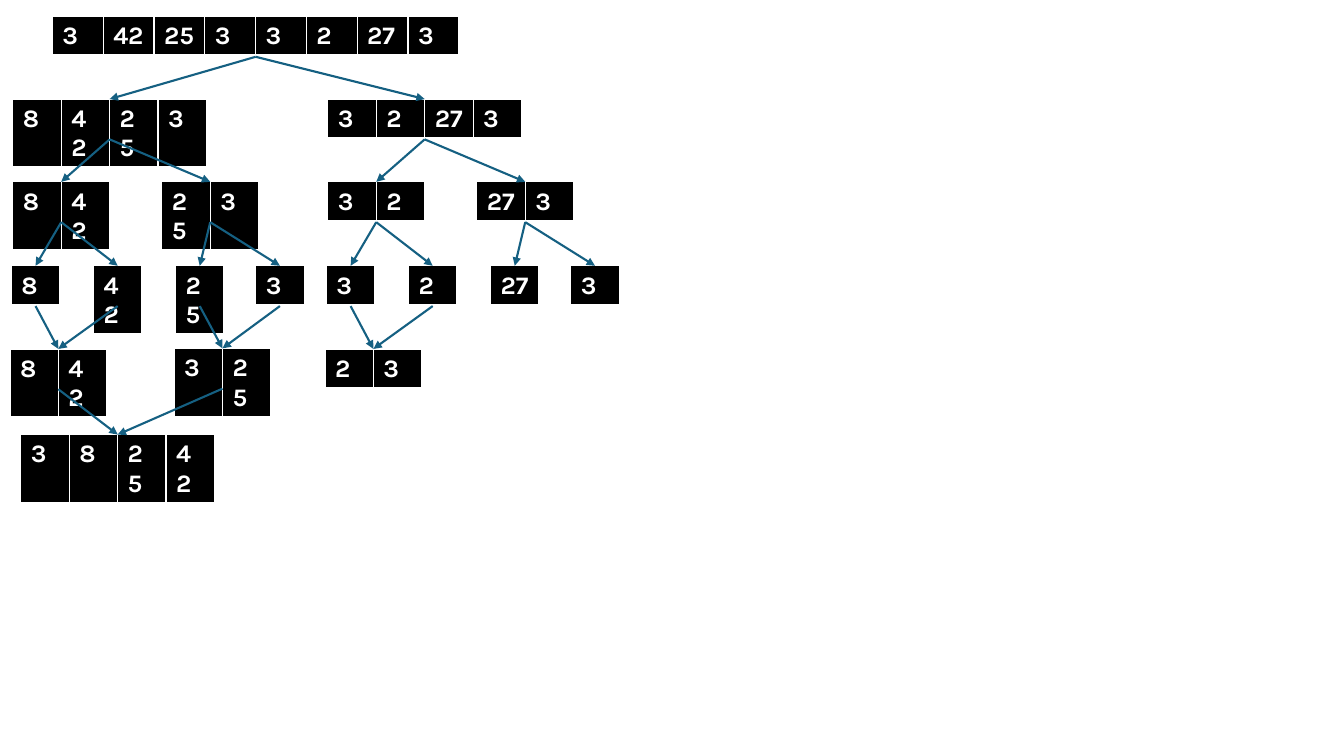
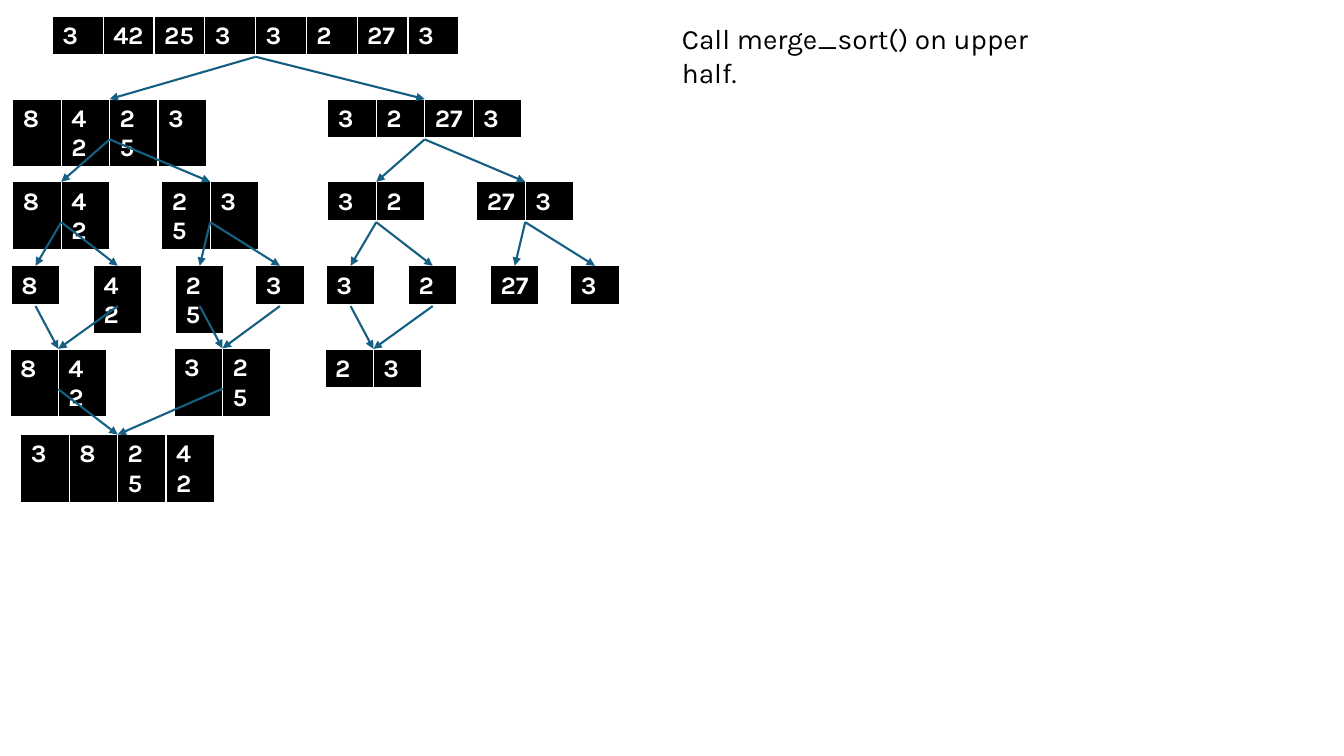
Before and after one commit to stephen-ravelo-ucalgary/ensf338_lab03, a slide deck: slide 23 of ex1.pptx (slide 20 before the commit). Drawn at 1344x756 pixels with LibreOffice and Linux fonts; fonts in the diff are those of the drawing. Boxes give left, top, right and bottom in pixels: in the first picture for what was removed or moved away, otherwise in the second. Text is boxed around its words. In the diff, an @@ line names an element or a change of style, - is before the commit and + after.

```diff
--- a/ex1.pptx
+++ b/ex1.pptx
@@ text added at <box>682,28,1028,84</box>, 20 pt, text #000000 @@
+Call merge_sort() on upper half.
```
Also in this commit, not shown: 22 other slides changed, 4 slides added, 2 other files.
